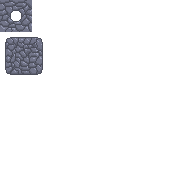
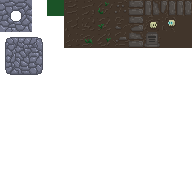
Layer changes from the first 192 x 192 image to the second:
renamed "Layer 0" to "Layer 6", painted on it over [47, 0, 192, 48]
